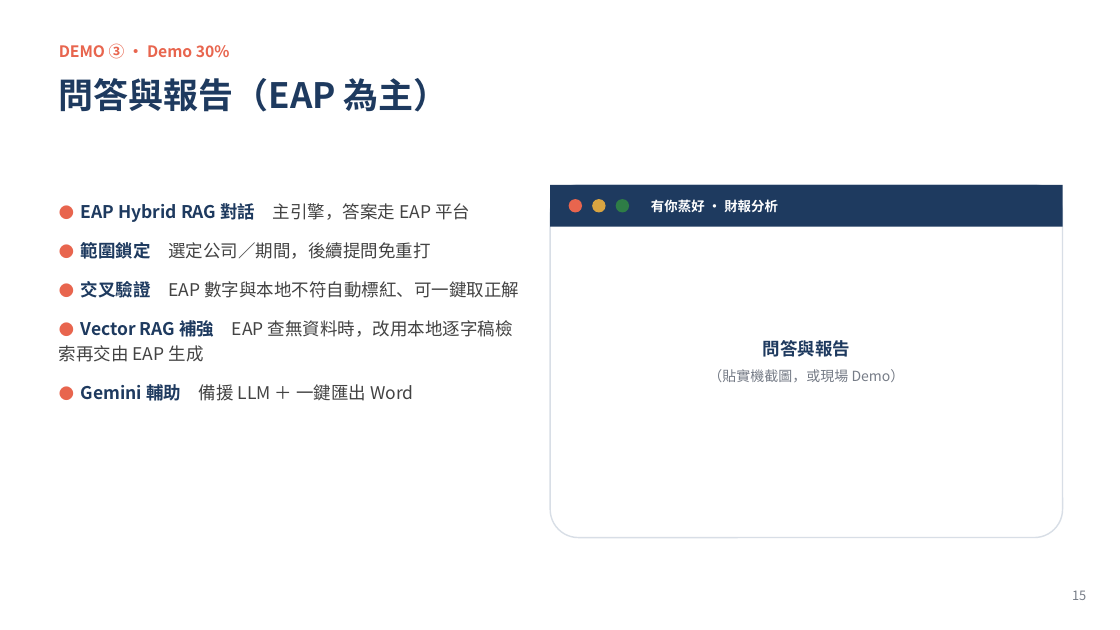
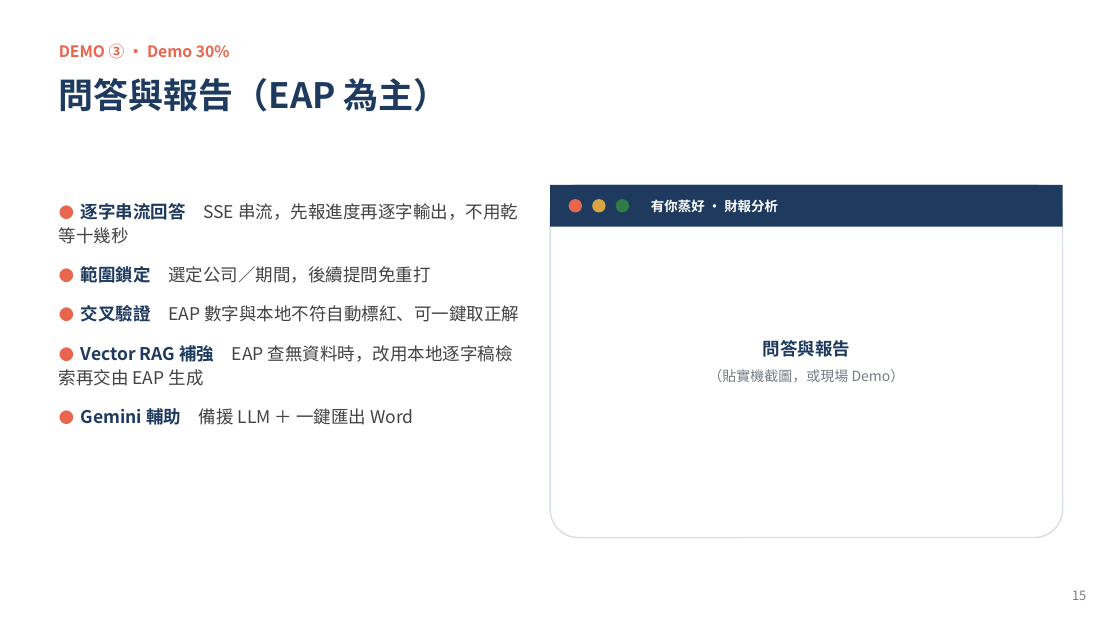
Before and after one commit to WangChiaChen/hybrid-rag-project, a slide deck: slide 15 of 比賽簡報_升級版.pptx. Drawn at 1120x630 pixels with LibreOffice and Linux fonts; fonts in the diff are those of the drawing. Boxes give left, top, right and bottom in pixels: in the first picture for what was removed or moved away, otherwise in the second. Text is boxed around its words. In the diff, an @@ line names an element or a change of style, - is before the commit and + after.

```diff
--- a/比賽簡報_升級版.pptx
+++ b/比賽簡報_升級版.pptx
@@ text at <box>81,203,518,220</box>: text changed; text colour #1E3A5F to #434343; bold off @@
-● EAP Hybrid RAG 對話 主引擎，答案走 EAP 平台
+● 逐字串流回答 SSE 串流，先報進度再逐字輸出，不用乾等十幾秒
```
Also in this commit, not shown: 2 other slides changed, 1 other file.
